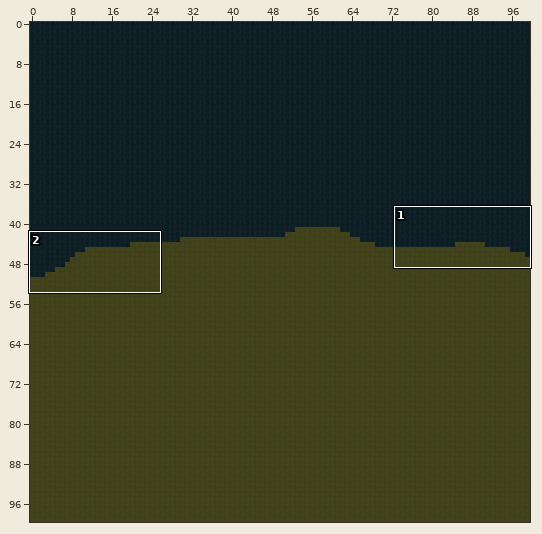
Two states of a Tiled map (JSON), LostAndDivine.ClientMonoGame/Content/Sectors/8_6.tmj. The picture above shows the old version from afar; the outline marks the close-up.
Close-up. Before the edit:
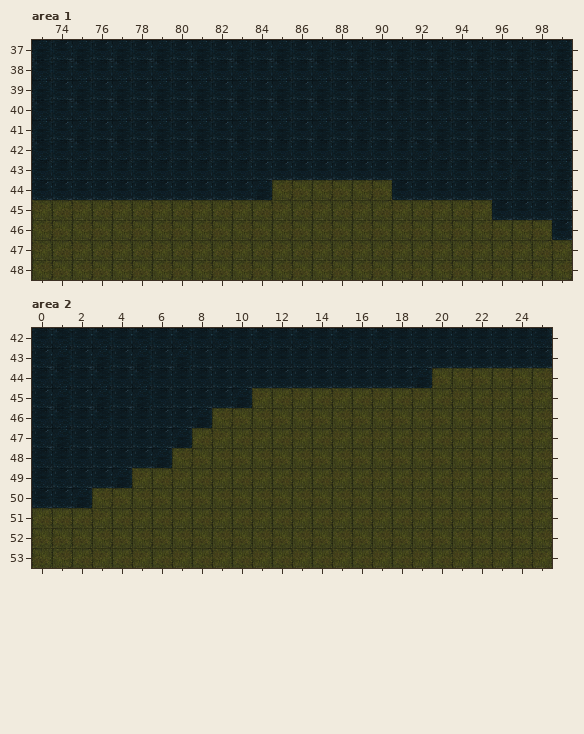
Cells are 64x64 px. Shown: area 1 x 73..99, y 37..48; area 2 x 0..25, y 42..53. The commit also changed other parts of the map, which this record leaves out.
The result:
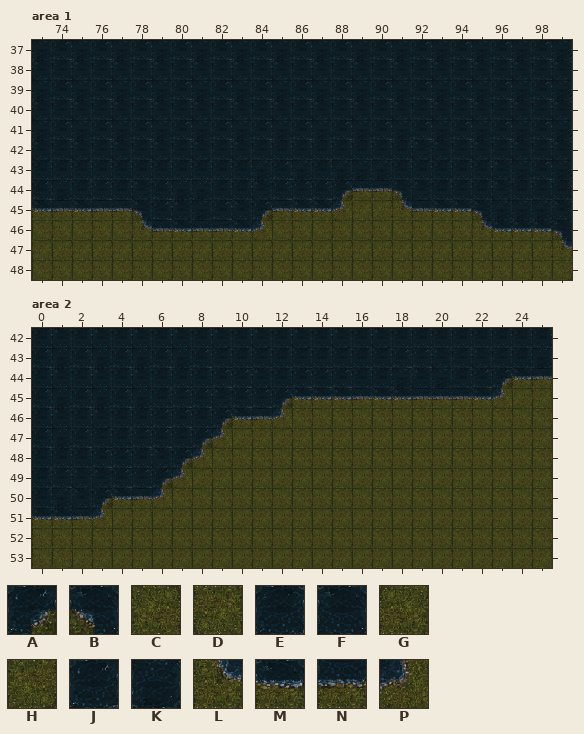
Key: from "World-Tilemap": A 10, B 11, C 91, D 92, E 99, F 100, G 121, H 122, J 129, K 130, L 158, M 159, N 160, P 161.
_ is an empty cell.
The exact change:
Layer "Слой тайлов 1", area 1:
y 43: x 84 J -> K; x 86..90 JJJJJ -> KEKKK
y 44: x 74..75 JJ -> KE; x 77..78 JJ -> EF; x 80..96 JJJJKHGHGHGJJJJJE -> KKEEFJJJANNBFEEEF
y 45: x 73..88 DCDCDCDCDCDCDCDC -> MNMNNBJFKJFANMMP; x 91..99 DCDCDJJJE -> LNMMBKKKF
y 46: x 78..84 GHGHGHG -> LNMNNMP; x 95..99 HGHGJ -> LMMMB
y 47: x 99 D -> L
Layer "Слой тайлов 1", area 2:
y 43: x 20..25 JJJJJJ -> FEFEEK
y 44: x 11..12 JJ -> FE; x 16..25 JJJKGHGHGH -> EEKFKEJAMN
y 45: x 9..23 JKDCDCDCDCDCDCD -> FJJAMMMNMMNNNMP
y 46: x 8..12 KHGHG -> EAMNP
y 47: x 7..9 KCD -> EAP
y 48: x 5..8 JKHG -> EFAP
y 49: x 2..7 JJKDCD -> FFJJAP
y 50: x 0..6 JJKHGHG -> EKFAMNP
y 51: x 0..3 CCCD -> MMNP
